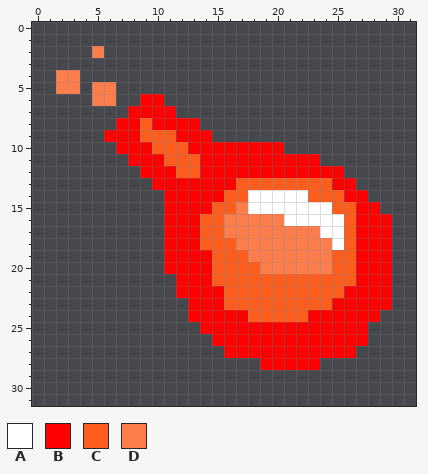
Two states of a pixel-art sprite, src/resources/potion.png. Above, as it was before the edit.
The file is 32x32 pixels. Colours within 5 levels of each other are drawn and written as one.
Palette (. is transparent): A #ffffff  B #ff0000  C #ff5d1d  D #ff7d4a
Pixels before, first column x 2:
 2 ...D........................
 3 ............................
 4 DD..........................
 5 DD.DD.......................
 6 ...DD..BB...................
 7 ......BBBB..................
 8 .....BBCBBBB................
 9 ....BBBCCCBBB...............
10 .....BBBCCCBBBBBBBB.........
11 ......BBBCCCBBBBBBBBBB......
12 .......BBBCCBBBBBBBBBBBB....
13 ........BBBBBBBCCCCCCCCBB...
14 .........BBBBBCCAAAAACCCBB..
15 .........BBBBCCDAAAAAAACCBB.
16 .........BBBCCDDDDDAAAAACBBB
17 .........BBBCCDDDDDDDDAACBBB
18 .........BBBCCCDDDDDDDDACBBB
19 .........BBBBCCCDDDDDDDCCBBB
20 .........BBBBCCCCDDDDDDCCBBB
21 ..........BBBCCCCCCCCCCCCBBB
22 ..........BBBBCCCCCCCCCCBBBB
23 ...........BBBCCCCCCCCCBBBBB
24 ...........BBBBBCCCCCBBBBBB.
25 ............BBBBBBBBBBBBBB..
26 .............BBBBBBBBBBBBB..
27 ..............BBBBBBBBBBB...
28 .................BBBBB......
After:
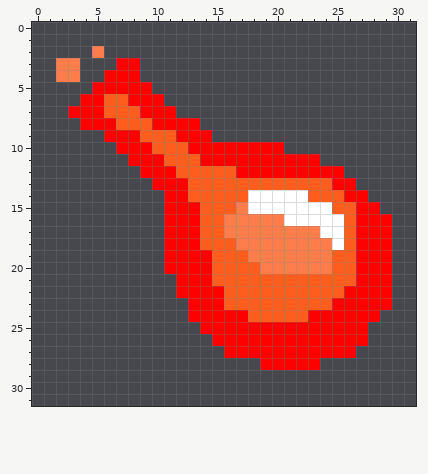
The edit:
Colour B now appears in row 3 at x 7 to 8; in row 4 at x 6 to 8; in row 5 at x 7 to 9; in row 6 at x 4 and 8; in row 7 at x 3 to 5; in row 8 at x 4 to 6.
The author changed colour D to colour B in row 5 at x 5 to 6; in row 6 at x 5.
Colour C now appears in row 6 at x 7; in row 7 at x 6 to 7.
The author changed colour B to colour C in row 7 at x 8; in row 8 at x 7 to 8; in row 12 at x 14 to 16; in row 13 at x 13 to 16; in row 14 at x 13 to 15; in row 15 at x 14.
The author changed colour D to colour C in row 6 at x 6.
Colour D now appears in row 3 at x 2 to 3.
The author cleared colour D in row 5 at x 2 to 3.
